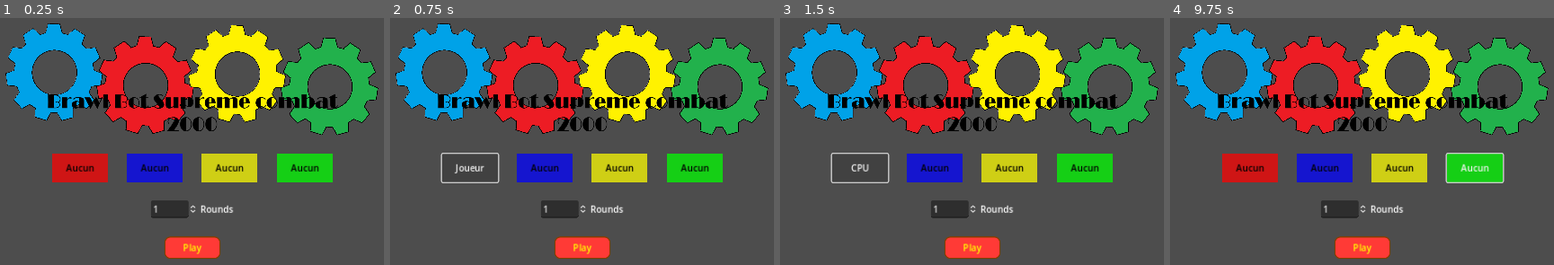
Above: before the commit, frames 1-4 (left to right).
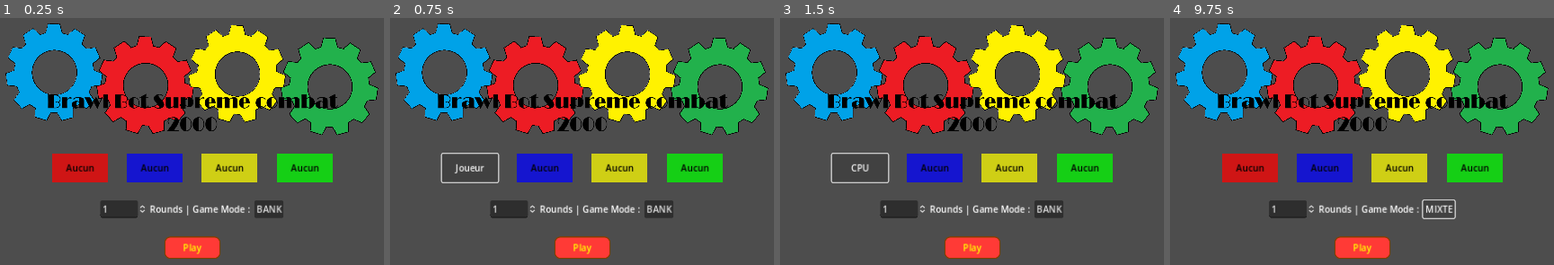
Above: after the commit, the same moments.

Repository: Abricot55/Game-Jam-Fall-2024
Game: Godot game, scene res://scene/homeScreen.tscn
Same seed, same stepped clock (60 frames per second), same inputs: the game is played once before the commit and once after it.
Inputs (mouse positions are in pixels of both pictures, inside the frame that each line leads up to):
- Up to frame 1 (0.25 s): no input
- Up to frame 2 (0.75 s): click "Aucun" at 0.5 s
- Up to frame 3 (1.5 s): click "Joueur" at 1.25 s
- Up to frame 4 (9.75 s): click "CPU" at 2 s; click "Aucun" at 2.75 s; click "Joueur" at 3.5 s; click "CPU" at 4.25 s; click "Aucun" at 5 s; click "Joueur" at 5.75 s; click "CPU" at 6.5 s; click "Aucun" at 7.25 s; click "Joueur" at 8 s; click "CPU" at 8.75 s; click (1438, 208) at 9.5 s, where only the run after the commit has a clickable "BANK"

The runs differ from the first frame. In frame 1, 2.1% of the frame differs, in the area x 25-74%, y 73-82%; in frame 2, 2.1%; in frame 3, 2.1%; in frame 4, 2.5%, in the area x 25-88%, y 54-82%.

Commit message:
is the game finished??

Diff:
--- a/scene/PlayerInfo.tscn
+++ b/scene/PlayerInfo.tscn
@@ -29,6 +29,9 @@
 
 [sub_resource type="LabelSettings" id="LabelSettings_3p2gc"]
 font_size = 35
+
+[sub_resource type="LabelSettings" id="LabelSettings_vgfl5"]
+font_size = 22
 
 [node name="PlayerInfo" type="Control"]
 layout_mode = 3
@@ -256,3 +259,12 @@
 text = "First to 30 in bank wins
 "
 label_settings = SubResource("LabelSettings_3p2gc")
+
+[node name="GameChrono" type="Label" parent="."]
+layout_mode = 0
+offset_left = 609.0
+offset_top = 54.0
+offset_right = 649.0
+offset_bottom = 77.0
+text = "0:00"
+label_settings = SubResource("LabelSettings_vgfl5")
--- a/scene/aI_bot.tscn
+++ b/scene/aI_bot.tscn
@@ -24,11 +24,16 @@
 height = 0.5
 radius = 2.5
 
-[sub_resource type="StandardMaterial3D" id="StandardMaterial3D_44l0i"]
+[sub_resource type="StandardMaterial3D" id="StandardMaterial3D_aoikn"]
 transparency = 1
 albedo_color = Color(0.0823529, 1, 1, 0.243137)
 
-[sub_resource type="CapsuleMesh" id="CapsuleMesh_axgrx"]
+[sub_resource type="CapsuleMesh" id="CapsuleMesh_3ucym"]
+
+[sub_resource type="StandardMaterial3D" id="StandardMaterial3D_cmqrt"]
+albedo_color = Color(0.427451, 0.984314, 1, 1)
+
+[sub_resource type="BoxMesh" id="BoxMesh_bm0c8"]
 
 [node name="AIbot" type="Node3D"]
 script = ExtResource("1_qj85r")
@@ -76,8 +81,15 @@
 [node name="CollisionShape3D2" type="CollisionShape3D" parent="CharacterBody3D/PickupArea3D"]
 shape = SubResource("CylinderShape3D_y5u43")
 
-[node name="MeshInstance3D" type="MeshInstance3D" parent="."]
+[node name="shield_mesh" type="MeshInstance3D" parent="CharacterBody3D"]
 transform = Transform3D(5, 0, 0, 0, 5, 0, 0, 0, 5, 0, 3.89726, 0)
 visible = false
-material_override = SubResource("StandardMaterial3D_44l0i")
-mesh = SubResource("CapsuleMesh_axgrx")
+material_override = SubResource("StandardMaterial3D_aoikn")
+mesh = SubResource("CapsuleMesh_3ucym")
+skeleton = NodePath("../..")
+
+[node name="freeze_mesh" type="MeshInstance3D" parent="CharacterBody3D"]
+transform = Transform3D(4, 0, 0, 0, 4, 0, 0, 0, 4, 0, 3.45182, 0)
+visible = false
+material_override = SubResource("StandardMaterial3D_cmqrt")
+mesh = SubResource("BoxMesh_bm0c8")
--- a/scene/debris/debris_spawn.gd
+++ b/scene/debris/debris_spawn.gd
@@ -1,6 +1,6 @@
 extends Node3D
 
-@export var max_debris: int = 15
+@export var max_debris: int = 5
 @export var spawn_rate: float = 2.0
 
 @export_category("Spawn Position")
--- a/scene/homeScreen.tscn
+++ b/scene/homeScreen.tscn
@@ -1,9 +1,10 @@
-[gd_scene load_steps=10 format=3 uid="uid://b0vm4qhwssl36"]
+[gd_scene load_steps=11 format=3 uid="uid://b0vm4qhwssl36"]
 
 [ext_resource type="Script" path="res://script/home_screen.gd" id="1_jpiwl"]
 [ext_resource type="Texture2D" uid="uid://bu77rm56gqp5v" path="res://assets/home.png" id="2_2lkmv"]
 [ext_resource type="Texture2D" uid="uid://s6k7ku2aan3t" path="res://assets/logo.png" id="3_m6nc4"]
 [ext_resource type="Script" path="res://scene/brawler_choose_button.gd" id="3_ounfo"]
+[ext_resource type="Script" path="res://script/game_mode_button.gd" id="5_fdlk0"]
 
 [sub_resource type="StyleBoxFlat" id="StyleBoxFlat_wiwe8"]
 bg_color = Color(1, 0, 0, 0.729412)
@@ -160,6 +161,15 @@
 text = "Rounds
 "
 
+[node name="Label2" type="Label" parent="VBoxContainer/HBoxContainer2"]
+layout_mode = 2
+text = "| Game Mode : "
+
+[node name="game_mode_button" type="Button" parent="VBoxContainer/HBoxContainer2"]
+layout_mode = 2
+text = "BANK"
+script = ExtResource("5_fdlk0")
+
 [node name="Control2" type="Control" parent="VBoxContainer"]
 custom_minimum_size = Vector2(0, 25)
 layout_mode = 2
@@ -178,4 +188,5 @@
 [connection signal="pressed" from="VBoxContainer/HBoxContainer/choose2" to="VBoxContainer/HBoxContainer/choose2" method="_on_Button_pressed"]
 [connection signal="pressed" from="VBoxContainer/HBoxContainer/choose3" to="VBoxContainer/HBoxContainer/choose3" method="_on_Button_pressed"]
 [connection signal="pressed" from="VBoxContainer/HBoxContainer/choose4" to="VBoxContainer/HBoxContainer/choose4" method="_on_Button_pressed"]
+[connection signal="pressed" from="VBoxContainer/HBoxContainer2/game_mode_button" to="VBoxContainer/HBoxContainer2/game_mode_button" method="_on_Button_pressed"]
 [connection signal="pressed" from="VBoxContainer/Button" to="." method="_on_button_pressed"]
--- /dev/null
+++ b/scene/pointsDisplay.tscn
@@ -0,0 +1,59 @@
+[gd_scene load_steps=4 format=3 uid="uid://cwy30iu64gbtq"]
+
+[ext_resource type="Texture2D" uid="uid://bvcdl2gu74ioh" path="res://GLTFrobot/robotCharacter.png" id="1_evekb"]
+[ext_resource type="Script" path="res://scene/points_display.gd" id="1_wscyq"]
+
+[sub_resource type="LabelSettings" id="LabelSettings_qbhlb"]
+font_size = 29
+
+[node name="PointsDisplay" type="Control"]
+layout_mode = 3
+anchors_preset = 0
+script = ExtResource("1_wscyq")
+
+[node name="Sprite2D" type="Sprite2D" parent="."]
+position = Vector2(1057.62, 370)
+scale = Vector2(0.485135, 0.546358)
+texture = ExtResource("1_evekb")
+
+[node name="Sprite2D2" type="Sprite2D" parent="."]
+position = Vector2(250, 362)
+scale = Vector2(0.480541, 0.516556)
+texture = ExtResource("1_evekb")
+flip_h = true
+
+[node name="VBoxContainer" type="VBoxContainer" parent="."]
+layout_mode = 0
+offset_left = 554.0
+offset_top = 260.0
+offset_right = 689.0
+offset_bottom = 300.0
+alignment = 1
+
+[node name="pointred" type="Label" parent="VBoxContainer"]
+layout_mode = 2
+text = "Player 1 : "
+label_settings = SubResource("LabelSettings_qbhlb")
+horizontal_alignment = 1
+vertical_alignment = 1
+
+[node name="pointblue" type="Label" parent="VBoxContainer"]
+layout_mode = 2
+text = "Player 2 : "
+label_settings = SubResource("LabelSettings_qbhlb")
+horizontal_alignment = 1
+vertical_alignment = 1
+
+[node name="pointyellow" type="Label" parent="VBoxContainer"]
+layout_mode = 2
+text = "Player 3 : "
+label_settings = SubResource("LabelSettings_qbhlb")
+horizontal_alignment = 1
+vertical_alignment = 1
+
+[node name="pointgreen" type="Label" parent="VBoxContainer"]
+layout_mode = 2
+text = "Player 4 : "
+label_settings = SubResource("LabelSettings_qbhlb")
+horizontal_alignment = 1
+vertical_alignment = 1
--- /dev/null
+++ b/scene/points_display.gd
@@ -0,0 +1,7 @@
+extends Control
+
+func _ready() -> void:
+	$VBoxContainer/pointred.text = "Player 1 : " + str(GameData.points[0])
+	$VBoxContainer/pointblue.text = "Player 2 : " + str(GameData.points[1])
+	$VBoxContainer/pointyellow.text = "Player 3 : " + str(GameData.points[2])
+	$VBoxContainer/pointgreen.text = "Player 4 : " + str(GameData.points[3])
--- a/scene/robot_3d.tscn
+++ b/scene/robot_3d.tscn
@@ -29,6 +29,11 @@
 albedo_color = Color(0.0823529, 1, 1, 0.243137)
 
 [sub_resource type="CapsuleMesh" id="CapsuleMesh_xtg20"]
+
+[sub_resource type="StandardMaterial3D" id="StandardMaterial3D_aypa3"]
+albedo_color = Color(0.427451, 0.984314, 1, 1)
+
+[sub_resource type="BoxMesh" id="BoxMesh_06tpc"]
 
 [node name="Robot" type="Node3D"]
 script = ExtResource("1_7ij37")
@@ -84,3 +89,9 @@
 material_override = SubResource("StandardMaterial3D_dcm8y")
 mesh = SubResource("CapsuleMesh_xtg20")
 skeleton = NodePath("../..")
+
+[node name="freeze_mesh" type="MeshInstance3D" parent="CharacterBody3D"]
+transform = Transform3D(4, 0, 0, 0, 4, 0, 0, 0, 4, 0, 3.45182, 0)
+visible = false
+material_override = SubResource("StandardMaterial3D_aypa3")
+mesh = SubResource("BoxMesh_06tpc")
--- a/script/aI_bot.gd
+++ b/script/aI_bot.gd
@@ -14,7 +14,7 @@
 
 var otherPlayers = []
 
-var number_scrap = 5
+var number_scrap = 15
 var team = 0
 signal died
 signal scrap_changed
@@ -42,6 +42,11 @@
 	if number_scrap > 10 and GameData.game_mode == "BANK":
 		character.cash_in = true
 		character.bank_location = GameData.banks[team].position
+	elif number_scrap > 10 and GameData.game_mode == "POOR":
+		var nums = [0,1,2,3]
+		nums.remove_at(team)
+		character.cash_in = true
+		character.bank_location = GameData.banks[nums[randi()%nums.size()]].position
 
 func remove_a_scrap():
 	number_scrap -= 1
@@ -103,7 +108,7 @@
 
 func activate_shield():
 	var speedTimer = Timer.new()
-	speedTimer.wait_time = 3
+	speedTimer.wait_time = 6
 	speedTimer.one_shot = true
 	speedTimer.connect("timeout",Callable(self,"on_shield_timeout").bind(speedTimer))
 	shield = true
@@ -125,9 +130,11 @@
 	speedTimer.wait_time = 3
 	speedTimer.one_shot = true
 	speedTimer.connect("timeout",Callable(self,"on_freeze_timeout").bind(speedTimer))
+	$CharacterBody3D/freeze_mesh.visible = true
 	add_child(speedTimer)
 	speedTimer.start()
 
 func on_freeze_timeout(timer):
+	$CharacterBody3D/freeze_mesh.visible = false
 	remove_child(timer)
 	character.CANT_MOVE = false
--- a/script/fight_arena1.gd
+++ b/script/fight_arena1.gd
@@ -1,6 +1,9 @@
 extends Node3D
 
 @onready var bank = $Bank
+@onready var bank2 = $Bank2
+@onready var bank3 = $Bank3
+@onready var bank4 = $Bank4
 @onready var player_infos = $PlayerInfo
 @onready var timer = $Timer
 @onready var debris_spawner = $DebrisSpawn
@@ -13,7 +16,7 @@
 var players = []
 var colors = [Color(1,0,0),Color(0,1,0), Color(0,0,1), Color(1,1,0)]
 var respawn_positions = [Vector3(-15, 30, -15), Vector3(15, 30, 15), Vector3(-15, 30, 15), Vector3(15, 30, -15)]
-
+var gameTime = null
 
 func _ready():
 	get_child(1).team = 1
@@ -21,10 +24,21 @@
 	get_child(3).team = 3
 	GameData.banks = [bank, $Bank2, $Bank3, $Bank4]
 	change_bank_color()
+	check_if_bank_there()
+	put_good_description()
 	timer.start()
 	player_infos.countdown.text = str(int(timer.time_left)+1)
 	set_up_players()
 	GameData.players = players
+	if GameData.game_mode == "POOR" or GameData.game_mode == "CHRONO":
+		gameTime = Timer.new()
+		gameTime.wait_time = 100
+		gameTime.one_shot = true
+		gameTime.connect("timeout",Callable(self,"game_finished"))
+		add_child(gameTime)
+		gameTime.start()
+	else :
+		player_infos.gameTime.visible = false
 	var powertime = Timer.new()
 	powertime.wait_time = 15
 	powertime.connect("timeout",Callable(self,"make_power_up_appear"))
@@ -67,20 +81,27 @@
 func _process(_delta):
 	if timer.is_stopped() == false:
 		player_infos.countdown.text = str(int(timer.time_left)+1)
+	if gameTime != null:
+		player_infos.gameTime.text = str(int(gameTime.time_left))
 	GameData.players = players
 
 func _do_action(player_id):
-	for banki in GameData.banks:
-		if players[player_id].get_child(0).global_transform.origin.distance_to(banki.global_transform.origin) < banki.scale.x+2 and banki.team == player_id:
-			if players[player_id].get_num_scrap() > 1:
-				players[player_id].remove_a_scrap()
-				banki.add_scrap()
-				player_infos.players_info[player_id].get_child(3).text = "Banked : "+ str(banki.number_scrap)
-				if banki.number_scrap == 30:
-					var scene = final_scene.instantiate()
-					scene.get_child(player_id).visible = true
-					get_tree().get_root().add_child(scene)
-					get_tree().current_scene.queue_free()
+	if GameData.game_mode == "BANK":
+		for banki in GameData.banks:
+			if players[player_id].get_child(0).global_transform.origin.distance_to(banki.global_transform.origin) < banki.scale.x+2 and banki.team == player_id:
+				if players[player_id].get_num_scrap() > 1:
+					players[player_id].remove_a_scrap()
+					banki.add_scrap()
+					player_infos.players_info[player_id].get_child(3).text = "Banked : "+ str(banki.number_scrap)
+					if banki.number_scrap == 30:
+						game_finished()
+	elif GameData.game_mode == "POOR":
+		for banki in GameData.banks:
+			if players[player_id].get_child(0).global_transform.origin.distance_to(banki.global_transform.origin) < banki.scale.x+2 and banki.team != player_id:
+				if players[player_id].get_num_scrap() > 1:
+					players[player_id].remove_a_scrap()
+					banki.add_scrap()
+					player_infos.players_info[banki.team].get_child(3).text = "Banked : "+ str(banki.number_scrap)
 
 func _on_player_attacked(player_id):
 	if players[player_id] != null:
@@ -111,20 +132,21 @@
 	person.get_child(0).velocity = Vector3(0,0,0)
 	players[person.team] = person
 	add_child(person)
-	person.number_scrap = 5
+	person.number_scrap = 15
 	changeLabel(person.team)
 	GameData.players = players
 	player_infos.players_info[person.team].material = null
 
 func _put_in_bank(player_id):
-	get_child(player_id).add_scrap()
+	var which = null
+	for i in GameData.banks:
+		if players[player_id].get_child(0).bank_location == i.position:
+			which = i
+	which.add_scrap()
 	players[player_id].remove_a_scrap()
-	player_infos.players_info[player_id].get_child(3).text = "Banked : "+ str(get_child(player_id).number_scrap)
-	if get_child(player_id).number_scrap == 30:
-		var scene = final_scene.instantiate()
-		scene.get_child(player_id).visible = true
-		get_tree().get_root().add_child(scene)
-		get_tree().current_scene.queue_free()
+	player_infos.players_info[which.team].get_child(3).text = "Banked : "+ str(which.number_scrap)
+	if which.number_scrap == 30 and GameData.game_mode == "BANK":
+		game_finished()
 
 func _on_timer_timeout() -> void:
 	player_infos.countdown.visible = false
@@ -152,3 +174,42 @@
 	power.set_wich(randi() % 3)
 	power.position = positions[randi() % positions.size()]
 	add_child(power)
+
+func check_if_bank_there():
+	if GameData.game_mode != "BANK" and GameData.game_mode != "POOR":
+		remove_child(bank)
+		remove_child(bank2)
+		remove_child(bank3)
+		remove_child(bank4)
+
+func game_finished():
+	if GameData.game_mode == "POOR":
+		var cmp = 0
+		for i in GameData.banks:
+			GameData.points[cmp] += -i.number_scrap + 30
+			cmp += 1
+	if GameData.game_mode == "CHRONO":
+		var cmp = 0
+		for i in GameData.players:
+			if i != null:
+				GameData.points[cmp] += i.number_scrap
+			cmp += 1
+	if GameData.game_mode == "BANK":
+		var cmp = 0
+		for i in GameData.banks:
+			GameData.points[cmp] += i.number_scrap
+			cmp += 1
+	GameData.next_game()
+
+func put_good_description():
+	match GameData.game_mode:
+		"BANK" :
+			player_infos.get_child(2).text = "First with 30 scraps in the bank win!"
+		"POOR" :
+			player_infos.get_child(2).text = "Least amount in bank at the end of the chrono wins!"
+		"CHRONO" :
+			player_infos.get_child(2).text = "Most scraps at the end of the chrono wins!"
+			player_infos.players_info[0].get_child(3).visible = false
+			player_infos.players_info[1].get_child(3).visible = false
+			player_infos.players_info[2].get_child(3).visible = false
+			player_infos.players_info[3].get_child(3).visible = false
--- a/script/gameData.gd
+++ b/script/gameData.gd
@@ -1,9 +1,10 @@
 extends Node
 
-var number_rounds = 0
+var number_rounds = []
 var game_mode = "BANK"
 var selection_player = []
 var players = []
+var points = [0,0,0,0]
 var banks = []
 var shader_material
 var shader_code = """
@@ -23,3 +24,40 @@
 	shader.code = shader_code
 	shader_material = ShaderMaterial.new()
 	shader_material.shader = shader
+
+func next_game():
+	number_rounds.pop_front()
+	print(points)
+	if number_rounds.size() == 0:
+		get_tree().change_scene_to_file("res://scene/pointsDisplay.tscn")
+		await get_tree().create_timer(3).timeout
+		remove_all_nodes()
+		var end = preload("res://scene/endScreen.tscn")
+		end = end.instantiate()
+		var max = 0
+		var who = 0
+		for i in range(points.size()):
+			if points[i] != null and points[i] > max:
+				max = points[i]
+				who = i
+		end.get_child(who).visible = true
+		get_tree().get_root().add_child(end)
+	else:
+		game_mode = number_rounds[0]
+		get_tree().change_scene_to_file("res://scene/pointsDisplay.tscn")
+		await get_tree().create_timer(4).timeout
+		get_tree().change_scene_to_file("res://scene/fight_arena1.tscn")
+
+func set_game_mode(number, style):
+	if style == "MIXTE":
+		number_rounds = ["BANK", "CHRONO", "POOR"]
+		game_mode = number_rounds[0]
+	else:
+		for i in range(number):
+			number_rounds.append(style)
+		game_mode = number_rounds[0]
+
+func remove_all_nodes():
+	var root = get_tree().root
+	for child in root.get_children():
+		child.queue_free()
--- /dev/null
+++ b/script/game_mode_button.gd
@@ -0,0 +1,30 @@
+extends Button
+
+# Enum pour les états
+enum PlayerType {
+	BANK,
+	MIXTE,
+	POOR,
+	CHRONO
+}
+
+# Variable pour stocker l'état actuel
+var current_type = PlayerType.BANK
+
+func _ready():
+	update_button_display()
+
+func _on_Button_pressed():
+	current_type = (current_type + 1) % 4 as PlayerType
+	update_button_display()
+
+func update_button_display():
+	match current_type:
+		PlayerType.BANK:
+			text = "BANK"
+		PlayerType.MIXTE:
+			text = "MIXTE"
+		PlayerType.POOR:
+			text = "POOR"
+		PlayerType.CHRONO:
+			text = "CHRONO"
--- a/script/home_screen.gd
+++ b/script/home_screen.gd
@@ -3,11 +3,12 @@
 
 
 func _on_button_pressed() -> void:
-	GameData.number_rounds = $VBoxContainer/HBoxContainer2/SpinBox.value
+	GameData.set_game_mode($VBoxContainer/HBoxContainer2/SpinBox.value,$VBoxContainer/HBoxContainer2/game_mode_button.text)
 	var first = $VBoxContainer/HBoxContainer/choose1.text
 	var second = $VBoxContainer/HBoxContainer/choose2.text
 	var third = $VBoxContainer/HBoxContainer/choose3.text
 	var fourth = $VBoxContainer/HBoxContainer/choose4.text
+
 	GameData.selection_player.append(first)
 	GameData.selection_player.append(second)
 	GameData.selection_player.append(third)
--- a/script/player_info.gd
+++ b/script/player_info.gd
@@ -2,3 +2,4 @@
 
 @onready var countdown = $countdown
 @onready var players_info = [$VBoxContainer/HBoxContainer/player1, $VBoxContainer/HBoxContainer/player2, $VBoxContainer/HBoxContainer2/player3, $VBoxContainer/HBoxContainer2/player4]
+@onready var gameTime = $GameChrono
--- a/script/robot_3d.gd
+++ b/script/robot_3d.gd
@@ -90,7 +90,7 @@
 
 func activate_shield():
 	var speedTimer = Timer.new()
-	speedTimer.wait_time = 3
+	speedTimer.wait_time = 6
 	speedTimer.one_shot = true
 	speedTimer.connect("timeout",Callable(self,"on_shield_timeout").bind(speedTimer))
 	shield = true
@@ -112,9 +112,11 @@
 	speedTimer.wait_time = 3
 	speedTimer.one_shot = true
 	speedTimer.connect("timeout",Callable(self,"on_freeze_timeout").bind(speedTimer))
+	$CharacterBody3D/freeze_mesh.visible = true
 	add_child(speedTimer)
 	speedTimer.start()
 
 func on_freeze_timeout(timer):
 	remove_child(timer)
+	$CharacterBody3D/freeze_mesh.visible = false
 	character.CANT_MOVE = false
Not shown: 1 places in scene/PlayerInfo.tscn that only renumber resources
Not shown: 1 places in scene/aI_bot.tscn that only renumber resources
Not shown: 1 places in scene/robot_3d.tscn that only renumber resources
